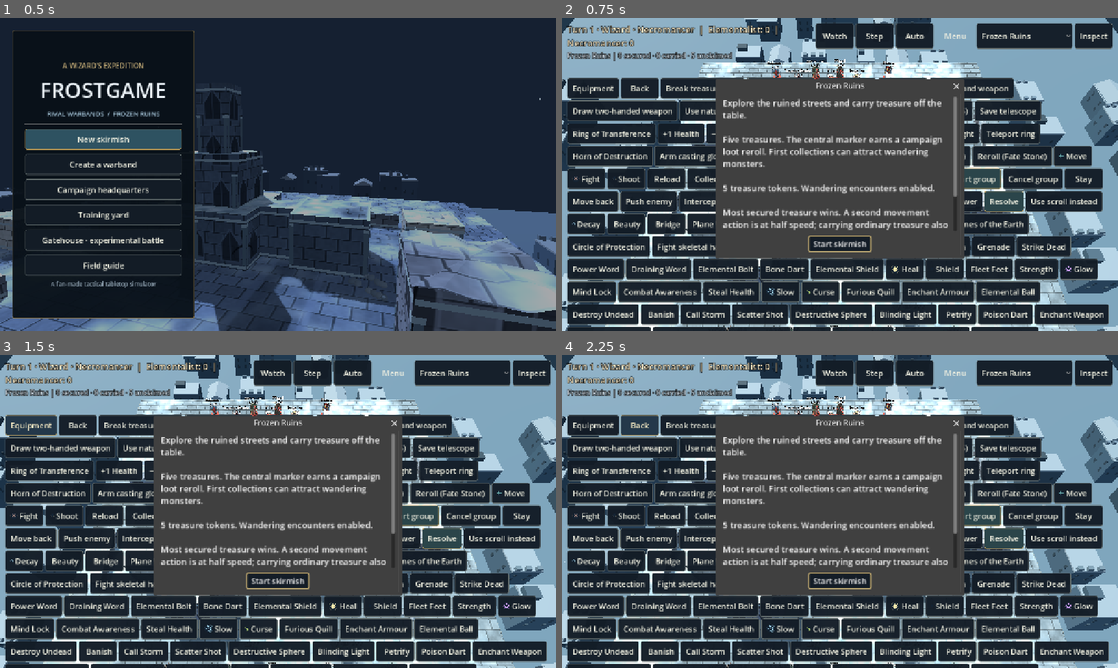
Above: before the commit, frames 1-4 (two rows, left to right).
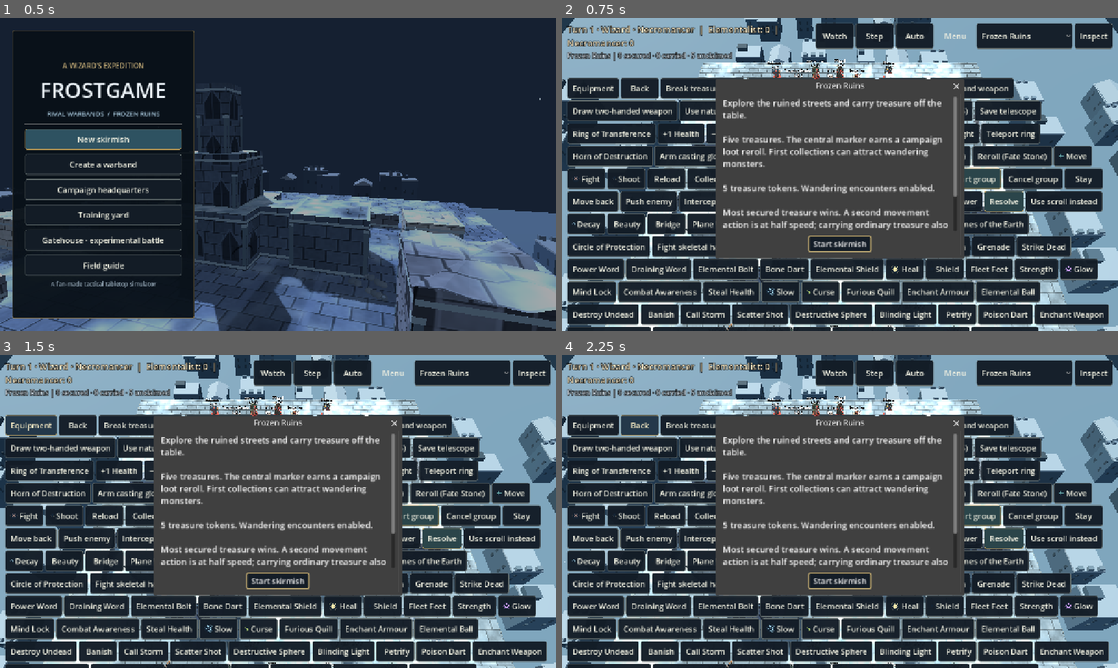
Above: after the commit, the same moments.

Repository: drag0nblad3/Frostgame
Game: Godot game, scene res://scenes/title.tscn
The game is run twice, just before and just after one commit, with the same random seed, the same clock (stepped at 60 frames per second) and the same inputs.
Inputs:
- Up to frame 1 (0.5 s): no input
- Up to frame 2 (0.75 s): click "New skirmish" at 0.5 s
- Up to frame 3 (1.5 s): click "Equipment" at 1.25 s
- Up to frame 4 (2.25 s): click "Back" at 2 s

Frame 1 is identical in both runs. In frame 2, less than 0.1% of the frame differs, in the area x 29-60%, y 14-100%; in frame 3, less than 0.1%; in frame 4, less than 0.1%.

Commit message:
Refine soldier silhouettes, weapon equipment, beasts and construct details

Diff:
--- /dev/null
+++ b/src/view/beast_sculpt.gd
@@ -0,0 +1,78 @@
+class_name BeastSculpt
+extends RefCounted
+## Species-specific quadruped shapes, with bent limbs and individual head geometry.
+const DARK := Color("303135")
+const IVORY := Color("cfc5a7")
+
+
+static func create(root: Node3D,f: Figure,faction: Color) -> void:
+	var id := f.def.id
+	var bear := id=="bear"
+	var boar := id=="boar"
+	var cat := id=="snow_leopard"
+	var rat := id=="giant_rat"
+	var dog := id in ["war_hound","wild_dog"]
+	var fur := Color("777b7b") if id=="wolf" else (Color("c6c8c1") if cat else Color("665044"))
+	if rat:
+		fur=Color("676268")
+	elif dog:
+		fur=Color("987759") if id=="war_hound" else Color("796b5b")
+	var bulk := 1.28 if bear else (1.10 if boar else (0.73 if rat else 1.0))
+	var height := 0.54 if bear else (0.44 if boar or rat else 0.56)
+	var width := 0.33 if bear or boar else (0.24 if cat else 0.22)
+	var long := 0.52 if bear or cat else 0.45
+	var shoulder := Vector3(0,height,-0.23)
+	var rump := Vector3(0,height-0.045,0.32)
+	MiniatureFactory.sphere(root,Vector3(0,height,0.05),Vector3(width*1.85,0.51,long*1.95)*bulk,fur)
+	MiniatureFactory.sphere(root,shoulder*bulk,Vector3(width*2.0,0.57 if bear else 0.44,0.44)*bulk,fur.lightened(0.07))
+	MiniatureFactory.sphere(root,rump*bulk,Vector3(width*1.7,0.44,0.46)*bulk,fur.darkened(0.05))
+	for side: float in [-1.0,1.0]:
+		for rear in [false,true]:
+			var z := 0.32 if rear else -0.25
+			var hip := Vector3(side*width*0.73,height-0.07,z)*bulk
+			var knee := Vector3(side*width*0.9,0.25,z+(0.11 if rear else -0.055))*bulk
+			var foot := Vector3(side*width*1.0,0.07,z+(-0.045 if rear else -0.095))*bulk
+			CreatureSculpt.limb(root,hip,knee,(0.15 if bear else 0.10)*bulk,fur,0.73)
+			CreatureSculpt.limb(root,knee,foot,(0.11 if bear else 0.067)*bulk,fur.darkened(0.16),0.84)
+			MiniatureFactory.sphere(root,foot+Vector3(0,0,-0.04)*bulk,Vector3(0.24 if bear else 0.15,0.13,0.23)*bulk,DARK if boar else fur.darkened(0.22))
+			if not boar:
+				for i in 3:
+					CreatureSculpt.limb(root,foot+Vector3((i-1)*0.04,0,-0.12)*bulk,foot+Vector3((i-1)*0.04,-0.01,-0.16)*bulk,0.013*bulk,IVORY,0.02)
+	var head := Vector3(0,height+(0.10 if bear or dog else 0.045),-0.49)*bulk
+	var head_size := Vector3(0.46,0.39,0.43) if bear else (Vector3(0.35,0.32,0.34) if cat else Vector3(0.30,0.30,0.36))
+	MiniatureFactory.sphere(root,head,head_size*bulk,fur)
+	var snout := Vector3(0,-0.055,-0.21 if cat or bear else -0.29)*bulk
+	var muzzle := Vector3(0.27,0.18,0.22) if cat or bear else Vector3(0.20,0.20,0.37)
+	MiniatureFactory.sphere(root,head+snout,muzzle*bulk,fur.lightened(0.12) if cat or bear else fur.darkened(0.18))
+	MiniatureFactory.sphere(root,head+snout+Vector3(0,0.025,-muzzle.z*0.44)*bulk,Vector3(0.15,0.09,0.065)*bulk,Color("ae7b77") if rat else DARK)
+	for side: float in [-1.0,1.0]:
+		var ear := head+Vector3(side*0.13,0.13,0.06)*bulk
+		if bear or cat or rat:
+			MiniatureFactory.sphere(root,ear,Vector3(0.15,0.16,0.10)*bulk,fur.darkened(0.12))
+			MiniatureFactory.sphere(root,ear+Vector3(0,0,-0.045)*bulk,Vector3(0.09,0.09,0.04)*bulk,Color("a88e81") if rat else fur.darkened(0.30))
+		else:
+			CreatureSculpt.limb(root,ear,ear+Vector3(side*0.04,0.20 if not dog else 0.11,0.01)*bulk,0.085*bulk,fur,0.08)
+		var eye := head+Vector3(side*0.12,0.045,-0.13)*bulk
+		MiniatureFactory.sphere(root,eye,Vector3.ONE*0.075*bulk,DARK)
+		MiniatureFactory.sphere(root,eye+Vector3(0,0,-0.032)*bulk,Vector3.ONE*0.037*bulk,Color("d3b67b"))
+		if boar:
+			var tusk := head+snout+Vector3(side*0.11,-0.04,0)*bulk
+			CreatureSculpt.limb(root,tusk,tusk+Vector3(side*0.07,0.13,-0.025)*bulk,0.05*bulk,IVORY,0.03)
+		if cat:
+			for i in 7:
+				var spot := Vector3(side*width*0.91,height+sin(i*2.0)*0.13,-0.31+i*0.115)*bulk
+				MiniatureFactory.sphere(root,spot,Vector3(0.042,0.09,0.083)*bulk,Color("5c5c60"))
+	if boar or id=="wolf":
+		for i in 7:
+			var at := Vector3(0,height+0.20,-0.35+i*0.10)*bulk
+			CreatureSculpt.limb(root,at,at+Vector3(0,0.10,0.06)*bulk,0.062*bulk,fur.darkened(0.20),0.06)
+	var tail := Vector3(0,height-0.03,0.46)*bulk
+	var middle := tail+Vector3(0.07,0.07,0.23 if cat or rat or dog else 0.12)*bulk
+	var tip := middle+Vector3(0.15,0.07,0.27 if cat or rat else 0.08)*bulk
+	CreatureSculpt.limb(root,tail,middle,0.092*bulk if cat else 0.055*bulk,Color("9d8282") if rat else fur,0.72)
+	CreatureSculpt.limb(root,middle,tip,0.066*bulk if cat else 0.038*bulk,Color("9d8282") if rat else fur.darkened(0.12),0.25)
+	if id=="war_hound":
+		var collar := MiniatureFactory.cylinder(root,Vector3(0,height,-0.33)*bulk,0.18,0.19,0.09,WizardLivery.color(faction))
+		collar.rotation.x=PI*0.5
+		collar.scale=Vector3.ONE*bulk
+		WeaponSculpt.metal(MiniatureFactory.sphere(root,Vector3(0,height-0.15,-0.38)*bulk,Vector3.ONE*0.095,IVORY))
--- a/src/view/creature_sculpt.gd
+++ b/src/view/creature_sculpt.gd
@@ -40,7 +40,7 @@
 		"white_gorilla", "werewolf", "snow_troll", "frost_giant":
 			brute(root, f)
 		"wolf", "wild_dog", "war_hound", "giant_rat", "snow_leopard", "bear", "boar":
-			beast(root, f.def.id)
+			BeastSculpt.create(root,f,faction)
 		_:
 			return false
 	return true
--- a/src/view/golem_sculpt.gd
+++ b/src/view/golem_sculpt.gd
@@ -9,6 +9,9 @@
 	var stone := Color(0.44, 0.49, 0.51) if not small else Color(0.58, 0.47, 0.31)
 	var trim := Color(0.31, 0.38, 0.41) if large else Color(0.63, 0.49, 0.28)
 	var light := Color(0.43, 0.83, 0.92) if large else Color(0.75, 0.88, 0.54)
+	if not small and not large:
+		stone=Color("687477")
+		light=Color("8fd6c9")
 	for side: float in [-1.0, 1.0]:
 		var shin := Vector3(side * 0.18, 0.29, 0)
 		MiniatureFactory.cylinder(root, shin, 0.15, 0.17, 0.40, stone).rotation.z = side * 0.10
@@ -23,6 +26,14 @@
 		MiniatureFactory.sphere(root, elbow, Vector3.ONE * 0.24, trim)
 		CreatureSculpt.limb(root, elbow, Vector3(side * 0.46, 0.61, -0.14), 0.19, stone, 0.85)
 		MiniatureFactory.box(root, Vector3(side * 0.46, 0.57, -0.16), Vector3(0.30, 0.27, 0.31), stone.darkened(0.12))
+		for i in 3:
+			var at := Vector3(side*0.46+(i-1)*0.085,0.54,-0.325)
+			MiniatureFactory.box(root,at,Vector3(0.05,0.13,0.035),trim)
+		if small:
+			WeaponSculpt.metal(MiniatureFactory.sphere(root,elbow,Vector3.ONE*0.25,trim))
+		elif not large:
+			for i in 2:
+				MiniatureFactory.box(root,shoulder+Vector3(side*0.04,0.04-i*0.07,-0.19),Vector3(0.20,0.035,0.035),trim)
 		if large:
 			MiniatureFactory.box(root, shoulder + Vector3(side * 0.03, 0.15, 0), Vector3(0.36, 0.14, 0.41), trim)
 			CreatureSculpt.limb(root, shoulder + Vector3(side * 0.10, 0.19, 0), shoulder + Vector3(side * 0.21, 0.37, 0), 0.09, trim, 0.1)
@@ -46,4 +57,14 @@
 	if small:
 		var fin := MiniatureFactory.sphere(root, Vector3(0, 1.59, 0.01), Vector3(0.11, 0.18, 0.12), trim)
 		WeaponSculpt.metal(fin)
+	if large:
+		for side: float in [-1.0,1.0]:
+			CreatureSculpt.limb(root,Vector3(side*0.16,0.91,0.19),Vector3(side*0.25,1.53,0.22),0.10,stone.darkened(0.18),0.65)
+			MiniatureFactory.box(root,Vector3(side*0.22,1.07,-0.19),Vector3(0.055,0.19,0.04),light)
+	elif small:
+		for side: float in [-1.0,1.0]:
+			WeaponSculpt.metal(MiniatureFactory.cylinder(root,Vector3(side*0.17,1.30,0),0.07,0.09,0.15,trim))
+	else:
+		for side: float in [-1.0,1.0]:
+			MiniatureFactory.box(root,Vector3(side*0.20,0.99,-0.22),Vector3(0.075,0.22,0.045),trim)
 	root.scale = Vector3.ONE * (0.75 if small else (1.42 if large else 1.0))
--- a/src/view/miniature_factory.gd
+++ b/src/view/miniature_factory.gd
@@ -18,6 +18,11 @@
 		var school := school_override if not school_override.is_empty() else SchoolArt.of_figure(f)
 		WizardSculpt.create(model,f,school,faction)
 		weapon(model,f,school)
+		MiniatureBatch.bake(model)
+		return model
+	if f.def.role=="soldier" or f.def.id=="vampire":
+		SoldierSculpt.create(model,f,faction)
+		weapon(model,f)
 		MiniatureBatch.bake(model)
 		return model
 	if f.def.traits.has("construct"):
@@ -88,13 +93,9 @@
 	first = model.get_child_count()
 	if f.ranged != null:
 		if f.ranged.id == "bow":
-			var points := [Vector3(-0.39, 0.37, -0.18), Vector3(-0.53, 0.58, -0.18), Vector3(-0.58, 0.91, -0.18), Vector3(-0.53, 1.24, -0.18), Vector3(-0.39, 1.45, -0.18)]
-			for i in range(1, points.size()):
-				CreatureSculpt.limb(model, points[i - 1], points[i], 0.035, LEATHER.lightened(0.25), 1.0)
-			CreatureSculpt.limb(model, points[0], points[-1], 0.010, BONE, 1.0)
+			RangedSculpt.bow(model)
 		else:
-			box(model, Vector3(-0.38, 0.85, -0.19), Vector3(0.11, 0.10, 0.60), LEATHER)
-			box(model, Vector3(-0.38, 0.88, -0.37), Vector3(0.65, 0.06, 0.10), IRON)
+			RangedSculpt.crossbow(model)
 	if f.def.shield:
 		WeaponSculpt.shield(model, f.def.id in ["knight", "templar"])
 	if left != null:
--- /dev/null
+++ b/src/view/ranged_sculpt.gd
@@ -0,0 +1,27 @@
+class_name RangedSculpt
+extends RefCounted
+const WOOD := Color("74533a")
+const STEEL := Color("8b9597")
+const STRING := Color("c7bca0")
+
+
+static func bow(root: Node3D) -> void:
+	var points: Array[Vector3]=[Vector3(-0.37,0.29,-0.18),Vector3(-0.52,0.44,-0.18),Vector3(-0.57,0.65,-0.18),Vector3(-0.53,0.89,-0.18),Vector3(-0.55,1.13,-0.18),Vector3(-0.49,1.36,-0.18),Vector3(-0.37,1.49,-0.18)]
+	for i in range(1,points.size()):
+		CreatureSculpt.limb(root,points[i-1],points[i],0.032 if i in [1,6] else 0.044,WOOD,0.83)
+	CreatureSculpt.limb(root,points[0],points[-1],0.009,STRING,1.0)
+	CreatureSculpt.limb(root,Vector3(-0.55,0.74,-0.18),Vector3(-0.53,0.92,-0.18),0.052,WOOD.darkened(0.35),1.0)
+
+
+static func crossbow(root: Node3D) -> void:
+	MiniatureFactory.box(root,Vector3(-0.38,0.84,-0.26),Vector3(0.12,0.13,0.62),WOOD)
+	MiniatureFactory.box(root,Vector3(-0.38,0.88,-0.20),Vector3(0.065,0.045,0.49),STEEL)
+	var center := Vector3(-0.38,0.88,-0.47)
+	for side: float in [-1.0,1.0]:
+		var elbow := center+Vector3(side*0.23,0,0.065)
+		var tip := center+Vector3(side*0.34,0,0.19)
+		WeaponSculpt.metal(CreatureSculpt.limb(root,center,elbow,0.033,STEEL,0.85))
+		WeaponSculpt.metal(CreatureSculpt.limb(root,elbow,tip,0.026,STEEL,0.48))
+		CreatureSculpt.limb(root,tip,center+Vector3(0,0,0.24),0.009,STRING,1.0)
+	CreatureSculpt.limb(root,center+Vector3(0,0.04,0.26),center+Vector3(0,0.04,-0.20),0.015,WOOD.lightened(0.20),1.0)
+	WeaponSculpt.metal(CreatureSculpt.limb(root,center+Vector3(0,0.04,-0.17),center+Vector3(0,0.04,-0.25),0.029,STEEL,0.02))
--- /dev/null
+++ b/src/view/soldier_armor.gd
@@ -0,0 +1,65 @@
+class_name SoldierArmor
+extends RefCounted
+const STEEL := Color("849098")
+const DARK := Color("353d42")
+const BRASS := Color("b49a64")
+const LEATHER := Color("594335")
+
+
+static func body(root: Node3D,plate: bool,heavy: bool,dye: Color) -> void:
+	if plate:
+		var breast := MiniatureFactory.sphere(root,Vector3(0,0.98,-0.14),Vector3(0.48,0.44,0.20),STEEL)
+		WeaponSculpt.metal(breast)
+		for i in 3:
+			var platelet := MiniatureFactory.box(root,Vector3(0,0.85-i*0.047,-0.23),Vector3(0.40-i*0.025,0.062,0.07),STEEL.darkened(i*0.07))
+			WeaponSculpt.metal(platelet)
+	else:
+		# Offset rows of overlapping mail links, visible around the surcoat.
+		for row in 5:
+			for col in 6:
+				var x := (col-2.5)*0.072+0.025*(row%2)
+				var at := Vector3(x,0.84+row*0.060,-0.205+0.26*x*x)
+				MiniatureFactory.sphere(root,at,Vector3(0.065,0.040,0.029),STEEL.darkened(0.20+0.07*((row+col)%2)))
+	var tabard := MiniatureFactory.box(root,Vector3(0,0.94,-0.247),Vector3(0.17 if heavy else 0.12,0.35,0.034),dye)
+	tabard.rotation.x=-0.04
+	MiniatureFactory.box(root,Vector3(0,1.04,-0.273),Vector3(0.06,0.08,0.025),BRASS)
+
+
+static func head(root: Node3D,id: String,coat: Color,dye: Color) -> void:
+	match id:
+		"knight":
+			var helm := MiniatureFactory.cylinder(root,Vector3(0,1.34,0),0.19,0.20,0.36,STEEL)
+			helm.scale.z=0.90
+			WeaponSculpt.metal(helm)
+			MiniatureFactory.sphere(root,Vector3(0,1.52,0),Vector3(0.39,0.16,0.36),STEEL)
+			MiniatureFactory.box(root,Vector3(0,1.38,-0.188),Vector3(0.31,0.052,0.045),DARK)
+			WeaponSculpt.metal(MiniatureFactory.box(root,Vector3(0,1.33,-0.22),Vector3(0.045,0.23,0.05),BRASS))
+			for x: float in [-0.10,0.10]:
+				for y: float in [1.25,1.30]:
+					MiniatureFactory.sphere(root,Vector3(x,y,-0.19),Vector3.ONE*0.032,DARK)
+			MiniatureFactory.box(root,Vector3(0,1.59,0.025),Vector3(0.09,0.16,0.30),dye)
+		"templar","man_at_arms","infantryman","marksman","crossbowman":
+			var helmet := MiniatureFactory.sphere(root,Vector3(0,1.44,0.025),Vector3(0.41,0.28,0.38),STEEL)
+			WeaponSculpt.metal(helmet)
+			var brim := MiniatureFactory.cylinder(root,Vector3(0,1.40,0.02),0.25 if id in ["infantryman","crossbowman"] else 0.205,0.26 if id in ["infantryman","crossbowman"] else 0.21,0.05,STEEL.darkened(0.12))
+			WeaponSculpt.metal(brim)
+			if id in ["templar","man_at_arms"]:
+				WeaponSculpt.metal(MiniatureFactory.box(root,Vector3(0,1.33,-0.19),Vector3(0.048,0.18,0.06),STEEL))
+				for side: float in [-1.0,1.0]:
+					MiniatureFactory.sphere(root,Vector3(side*0.16,1.30,0.01),Vector3(0.095,0.24,0.23),STEEL.darkened(0.15))
+		"thief","ranger","tracker","treasure_hunter":
+			ClothSculpt.hood(root,coat.darkened(0.22))
+			if id=="thief":
+				MiniatureFactory.box(root,Vector3(0,1.24,-0.16),Vector3(0.27,0.10,0.075),coat.darkened(0.24))
+		"archer":
+			MiniatureFactory.sphere(root,Vector3(0,1.44,0.04),Vector3(0.40,0.25,0.37),LEATHER)
+			MiniatureFactory.cylinder(root,Vector3(0,1.40,0),0.21,0.22,0.055,dye)
+		"apothecary":
+			MiniatureFactory.cylinder(root,Vector3(0,1.46,0),0.17,0.20,0.14,coat)
+			for side: float in [-1.0,1.0]:
+				WeaponSculpt.metal(MiniatureFactory.sphere(root,Vector3(side*0.072,1.335,-0.18),Vector3(0.09,0.075,0.04),BRASS))
+				MiniatureFactory.sphere(root,Vector3(side*0.072,1.335,-0.205),Vector3(0.056,0.05,0.023),Color("779d9d"))
+		"barbarian":
+			for side: float in [-1.0,1.0]:
+				CreatureSculpt.limb(root,Vector3(side*0.13,1.45,0),Vector3(side*0.17,1.17,0.04),0.063,LEATHER,0.52)
+			MiniatureFactory.cylinder(root,Vector3(0,1.425,0),0.18,0.19,0.045,dye)
--- /dev/null
+++ b/src/view/soldier_kit.gd
@@ -0,0 +1,59 @@
+class_name SoldierKit
+extends RefCounted
+## Readable gear details from front, rear and tabletop camera.
+const HIDE := Color("514034")
+const METAL := Color("b3a07a")
+const FUR := Color("9d9281")
+
+
+static func decorate(root: Node3D,f: Figure,dye: Color,coat: Color) -> void:
+	var id := f.def.id
+	if id in ["ranger","tracker","thief","treasure_hunter","templar","vampire"]:
+		ClothSculpt.cape(root,coat.darkened(0.16),0.90 if id in ["templar","vampire"] else 0.63,0.34)
+	WizardLivery.decorate(root,"elementalist" if id in ["ranger","tracker","templar"] else "enchanter",dye,false)
+	if f.ranged!=null:
+		_quiver(root,f.ranged.id=="crossbow")
+	match id:
+		"thug":
+			_strap(root,-1.0)
+			MiniatureFactory.sphere(root,Vector3(0.25,1.11,0),Vector3(0.28,0.22,0.29),HIDE.lightened(0.15))
+		"thief":
+			for i in 3:
+				var at := Vector3(0.13+i*0.055,0.81,-0.215)
+				CreatureSculpt.limb(root,at,at-Vector3.UP*0.18,0.025,HIDE.darkened(0.25),0.65)
+		"treasure_hunter":
+			MiniatureFactory.sphere(root,Vector3(0,0.92,0.28),Vector3(0.43,0.48,0.26),HIDE)
+			for i in 5:
+				var angle := TAU*i/5.0
+				MiniatureFactory.cylinder(root,Vector3(cos(angle)*0.12,0.68,0.41+sin(angle)*0.12),0.032,0.032,0.075,FUR)
+		"barbarian":
+			for i in 7:
+				var x := (i-3)*0.07
+				CreatureSculpt.limb(root,Vector3(x,0.70,-0.19),Vector3(x*1.3,0.46+0.04*(i%2),-0.24),0.052,FUR.darkened(0.1*(i%2)),0.22)
+		"apothecary":
+			for i in 3:
+				var x := -0.19+i*0.18
+				var potion := Color(["72ab81","b2874d","7597be"][i])
+				MiniatureFactory.sphere(root,Vector3(x,0.73,-0.27),Vector3(0.115,0.17,0.10),potion)
+				MiniatureFactory.cylinder(root,Vector3(x,0.82,-0.27),0.032,0.035,0.055,HIDE)
+			MiniatureFactory.box(root,Vector3(0,0.91,0.26),Vector3(0.39,0.32,0.22),HIDE)
+		"vampire":
+			for side: float in [-1.0,1.0]:
+				MiniatureFactory.box(root,Vector3(side*0.22,1.35,0.12),Vector3(0.12,0.26,0.16),dye)
+				CreatureSculpt.limb(root,Vector3(side*0.042,1.24,-0.175),Vector3(side*0.042,1.19,-0.18),0.018,Color("ded9c3"),0.02)
+
+
+static func _strap(root: Node3D,side: float) -> void:
+	CreatureSculpt.limb(root,Vector3(side*0.20,1.13,-0.16),Vector3(-side*0.17,0.75,-0.23),0.035,HIDE,1.0)
+
+
+static func _quiver(root: Node3D,bolts: bool) -> void:
+	var a := Vector3(0.24,0.66,0.23)
+	var b := Vector3(0.12,1.23 if bolts else 1.39,0.30)
+	CreatureSculpt.limb(root,a,b,0.092,HIDE,1.0)
+	CreatureSculpt.limb(root,b-Vector3.UP*0.045,b,0.105,METAL,1.0)
+	for i in 4:
+		var off := Vector3((i-1.5)*0.035,0,0.016*(i%2))
+		var top := b+off+Vector3.UP*(0.14+0.035*(i%2))
+		CreatureSculpt.limb(root,b+off,top,0.012,HIDE.lightened(0.32),1.0)
+		MiniatureFactory.box(root,top-Vector3.UP*0.035,Vector3(0.055,0.075,0.025),FUR)
--- /dev/null
+++ b/src/view/soldier_sculpt.gd
@@ -0,0 +1,70 @@
+class_name SoldierSculpt
+extends RefCounted
+## Winter mercenaries: layered practical clothing and role-specific equipment.
+const STEEL := Color("849098")
+const LEATHER := Color("514034")
+const FUR := Color("9c9281")
+const BRASS := Color("b49a64")
+
+
+static func create(root: Node3D,f: Figure,faction: Color) -> void:
+	var id := f.def.id
+	var index := WizardSculpt.identity(f)
+	var coat := WizardSculpt.cloth(f)
+	var skin := Color(WizardSculpt.SKINS[posmod(index*5,WizardSculpt.SKINS.size())])
+	var hair := Color(WizardSculpt.HAIR[posmod(index*7,WizardSculpt.HAIR.size())])
+	var dye := WizardLivery.color(faction)
+	var plate := id in ["knight","templar","man_at_arms","marksman"]
+	var mail := id in ["infantryman","crossbowman","archer","ranger"]
+	var heavy := id in ["knight","templar","barbarian","man_at_arms"]
+	if id=="vampire":
+		skin=Color("bcb5ab")
+		hair=Color("26242b")
+		coat=Color("373039")
+		dye=Color("742d43")
+	var sleeve := coat.darkened(0.12)
+	var chest := coat if not plate else STEEL.darkened(0.24)
+	WizardTailoring.skirt(root,coat,LEATHER,0.33 if heavy else 0.43,0.30,posmod(index,4),true)
+	for side: float in [-1.0,1.0]:
+		var hip := Vector3(side*0.13,0.62,0)
+		var knee := Vector3(side*0.16,0.37,-0.045 if side>0 else 0.04)
+		var foot := Vector3(side*0.17,0.11,-0.09 if side>0 else 0.04)
+		CreatureSculpt.limb(root,hip,knee,0.115,coat.darkened(0.18),0.92)
+		CreatureSculpt.limb(root,knee,foot,0.102,LEATHER,0.88)
+		MiniatureFactory.sphere(root,foot+Vector3(0,-0.015,-0.06),Vector3(0.22,0.19,0.34),LEATHER.darkened(0.12))
+		CreatureSculpt.limb(root,knee,knee-Vector3.UP*0.07,0.12,LEATHER.lightened(0.13),1.0)
+		if plate:
+			WeaponSculpt.metal(MiniatureFactory.sphere(root,knee+Vector3(0,0,-0.075),Vector3(0.18,0.19,0.12),STEEL))
+			WeaponSculpt.metal(MiniatureFactory.box(root,foot+Vector3(0,0.14,-0.085),Vector3(0.17,0.21,0.065),STEEL.darkened(0.1)))
+		var pivot := MiniaturePose.arm(root,side>0)
+		var first := root.get_child_count()
+		var shoulder := Vector3(side*0.26,1.12,0)
+		var elbow := Vector3(side*0.34,0.95,0.015)
+		var hand := Vector3(side*0.37,0.75,-0.09)
+		CreatureSculpt.limb(root,shoulder,elbow,0.13 if heavy else 0.11,sleeve,0.80)
+		CreatureSculpt.limb(root,elbow,hand,0.095,LEATHER if heavy else sleeve,0.85)
+		CreatureSculpt.limb(root,elbow.lerp(hand,0.72),elbow.lerp(hand,0.92),0.104,dye,0.94)
+		MiniatureFactory.sphere(root,hand,Vector3(0.15,0.17,0.15),LEATHER if plate else skin)
+		if plate:
+			_pauldron(root,shoulder,side,id=="knight")
+			WeaponSculpt.metal(MiniatureFactory.sphere(root,elbow+Vector3(0,0,-0.04),Vector3(0.19,0.18,0.16),STEEL))
+		elif id=="barbarian":
+			MiniatureFactory.sphere(root,shoulder,Vector3(0.29,0.28,0.33),FUR)
+		MiniaturePose.attach(root,pivot,first)
+	WizardTailoring.torso(root,chest,coat.lightened(0.13),2 if heavy else 0,false)
+	if plate or mail:
+		SoldierArmor.body(root,plate,heavy,dye)
+	MiniatureFactory.box(root,Vector3(0,0.74,-0.20),Vector3(0.49,0.085,0.095),LEATHER)
+	WeaponSculpt.metal(MiniatureFactory.box(root,Vector3(0,0.74,-0.255),Vector3(0.105,0.10,0.04),BRASS))
+	WizardHead.sculpt(root,skin,hair,index,false)
+	SoldierArmor.head(root,id,coat,dye)
+	SoldierKit.decorate(root,f,dye,coat)
+	WizardTailoring.satchel(root,posmod(index,4),LEATHER)
+
+
+static func _pauldron(root: Node3D,p: Vector3,side: float,ornate: bool) -> void:
+	for i in 3:
+		var at := p+Vector3(side*i*0.045,-i*0.045,0)
+		WeaponSculpt.metal(MiniatureFactory.sphere(root,at,Vector3(0.30-i*0.035,0.16,0.31),STEEL.darkened(i*0.065)))
+	if ornate:
+		WeaponSculpt.metal(MiniatureFactory.sphere(root,p+Vector3(0,0.075,-0.05),Vector3(0.12,0.09,0.13),BRASS))
--- a/tests/unit/test_miniature_batch.gd
+++ b/tests/unit/test_miniature_batch.gd
@@ -26,3 +26,24 @@
 		check(is_equal_approx(left.rotation.x, 0.25))
 		check(right.get_child_count() > 0)
 	model.free()
+
+
+func test_refined_soldiers_keep_equipment_pivots() -> void:
+	var defs := db()
+	for id: String in ["thug","thief","archer","crossbowman","infantryman","man_at_arms","treasure_hunter","knight","barbarian","ranger","marksman","tracker","templar","apothecary","vampire"]:
+		var f := Figure.new(7,defs.get_def(id),0,Vector2.ZERO,defs.unarmed())
+		var model := MiniatureFactory.create(f,Color.BLUE)
+		check(model.has_node("RightArm") and model.has_node("LeftArm"))
+		check(not model.get_node("RightArm").get_children().is_empty())
+		check(not model.get_node("LeftArm").get_children().is_empty())
+		MiniaturePose.arms(model,-0.3,0.2)
+		model.free()
+
+
+func test_refined_beasts_and_constructs_have_batched_meshes() -> void:
+	var defs := db()
+	for id: String in ["war_hound","wild_dog","wolf","bear","boar","giant_rat","snow_leopard","small_construct","medium_construct","large_construct"]:
+		var f := Figure.new(8,defs.get_def(id),0,Vector2.ZERO,defs.unarmed())
+		var model := MiniatureFactory.create(f,Color.RED)
+		check(not model.find_children("*","MeshInstance3D",true,false).is_empty())
+		model.free()
--- a/tools/miniature_gallery.gd
+++ b/tools/miniature_gallery.gd
@@ -17,17 +17,26 @@
 	var args := OS.get_cmdline_user_args()
 	var school_gallery := args.size() > 1 and args[1] in ["schools","apprentices"]
 	var schools: Array = SchoolArt.PALETTES.keys()
+	var soldier_gallery := args.size()>1 and args[1]=="soldiers"
+	var beast_gallery := args.size()>1 and args[1]=="beasts"
 	if school_gallery:
 		ids.clear()
 		for school in schools:
 			ids.append("apprentice" if args[1]=="apprentices" else "wizard")
 	if args.size() > 1 and args[1] == "bestiary":
 		ids = ["imp", "minor_demon", "major_demon", "small_construct", "medium_construct", "large_construct", "ghoul", "zombi …(194 unchanged characters)…
+	if soldier_gallery:
+		ids=["thug","thief","archer","crossbowman","infantryman","man_at_arms","treasure_hunter","knight","barbarian","ranger","marksman","tracker","templar","apothecary","war_hound"]
+	if beast_gallery:
+		ids=["wolf","bear","boar","snow_leopard","giant_rat","wild_dog","war_hound","small_construct","medium_construct","large_construct"]
+	var close_gallery := school_gallery or soldier_gallery or beast_gallery
 	for i in ids.size():
 		var def := db.get_def(ids[i])
-		var columns := 5 if school_gallery else 6
-		var at := Vector2(2.0 + i % columns * (2.5 if school_gallery else 2.2), 2.0 + floori(float(i) / columns) * (3.5 if school_gallery else 3.1))
+		var columns := 5 if close_gallery else 6
+		var at := Vector2(2.0 + i % columns * (2.5 if close_gallery else 2.2), 2.0 + floori(float(i) / columns) * (3.5 if close_gallery else 3.1))
 		var side := (i%2 if args[1]=="schools" else (i+1)%2) if school_gallery else (0 if def.role!="creature" else -1)
+		if soldier_gallery:
+			side=i%2
 		var f := Figure.new(i + 1, def, side, at, db.unarmed())
 		if school_gallery and args[1]=="apprentices":
 			f.campaign_id=i+101
@@ -60,10 +69,10 @@
 	_scene.add_child(camera)
 	camera.position = Vector3(7, 18, -14)
 	camera.look_at(Vector3(7, 0, 6), Vector3.UP)
-	if school_gallery:
-		camera.size=9.2
+	if close_gallery:
+		camera.size=12.1 if soldier_gallery else 9.2
 		camera.position=Vector3(7,11,-12)
-		camera.look_at(Vector3(7,0.8,3.75),Vector3.UP)
+		camera.look_at(Vector3(7,0.8,5.5 if soldier_gallery else 3.75),Vector3.UP)
 	camera.make_current()
 	_ready_to_capture = true
 
